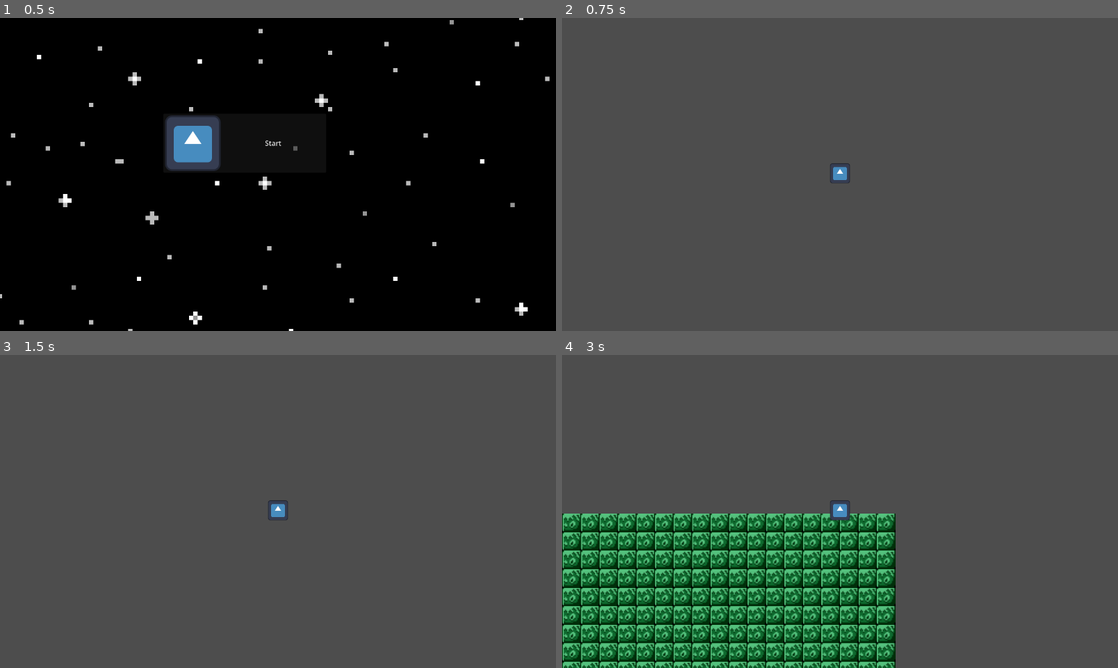
Above: before the commit, frames 1-4 (two rows, left to right).
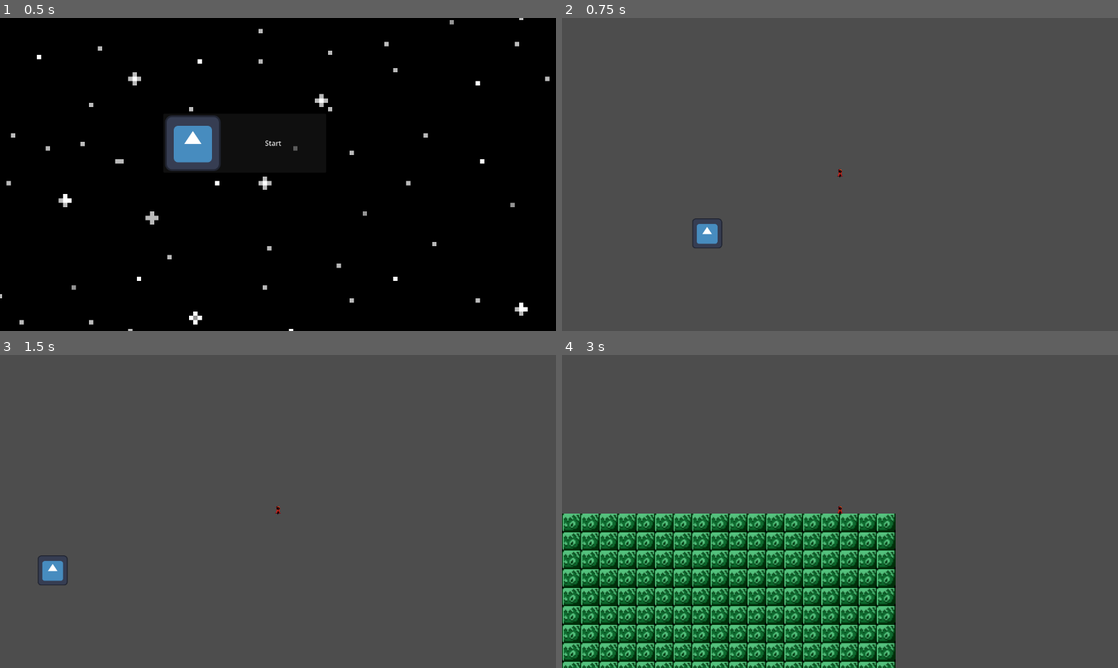
Above: after the commit, the same moments.

Repository: bk23miner/Maskape
Game: Godot game, scene res://scenes/main.tscn
The game is run twice, just before and just after one commit, with the same random seed, the same clock (stepped at 60 frames per second) and the same inputs. The engine's default icon, where the game draws it, is replaced by a stand-in: a white triangle on a blue panel in a dark square.
Inputs:
- Up to frame 1 (0.5 s): no input
- Up to frame 2 (0.75 s): click "Start" at 0.5 s
- Up to frame 3 (1.5 s): tap Enter at 1.25 s; hold D (right) from 1.28 s (still down); tap Shift (dash) at 1.35 s
- Up to frame 4 (3 s): tap Space at 2 s; release D (right) at 2.03 s; hold S (down) 2.03-2.78 s; tap Shift (dash) at 2.1, 2.85 s; hold D (right) from 2.78 s (still down)

Frame 1 is identical in both runs. In frame 2, 0.4% of the frame differs, in the area x 23-52%, y 46-74%; in frame 3, 0.4%; in frame 4, 0.2%.

Commit message:
Add character + mask pieces

Diff:
--- /dev/null
+++ b/assets/character/walk_front.tres
@@ -0,0 +1,39 @@
+[gd_resource type="SpriteFrames" format=3 uid="uid://bv4y1vdfkn3ke"]
+
+[ext_resource type="Texture2D" uid="uid://b8ewdpkap36eh" path="res://assets/character/walk_front.png" id="1_4ukvi"]
+
+[sub_resource type="AtlasTexture" id="AtlasTexture_04ds6"]
+atlas = ExtResource("1_4ukvi")
+region = Rect2(0, 0, 36, 53)
+
+[sub_resource type="AtlasTexture" id="AtlasTexture_vrlw2"]
+atlas = ExtResource("1_4ukvi")
+region = Rect2(47, 0, 36, 53)
+
+[sub_resource type="AtlasTexture" id="AtlasTexture_m3olk"]
+atlas = ExtResource("1_4ukvi")
+region = Rect2(94, 0, 36, 53)
+
+[sub_resource type="AtlasTexture" id="AtlasTexture_ibndd"]
+atlas = ExtResource("1_4ukvi")
+region = Rect2(141, 0, 36, 53)
+
+[resource]
+animations = [{
+"frames": [{
+"duration": 1.0,
+"texture": SubResource("AtlasTexture_04ds6")
+}, {
+"duration": 1.0,
+"texture": SubResource("AtlasTexture_vrlw2")
+}, {
+"duration": 1.0,
+"texture": SubResource("AtlasTexture_m3olk")
+}, {
+"duration": 1.0,
+"texture": SubResource("AtlasTexture_ibndd")
+}],
+"loop": true,
+"name": &"default",
+"speed": 5.0
+}]
--- a/scenes/character.tscn
+++ b/scenes/character.tscn
@@ -1,17 +1,19 @@
 [gd_scene format=3 uid="uid://d2prbs7gyydhv"]
 
-[ext_resource type="Texture2D" uid="uid://128x1psnh7fx" path="res://icon.svg" id="1_agfs1"]
 [ext_resource type="Script" uid="uid://o8ra0xf7gjee" path="res://scripts/character.gd" id="1_rkhd4"]
+[ext_resource type="SpriteFrames" uid="uid://bv4y1vdfkn3ke" path="res://assets/character/walk_front.tres" id="2_rkhd4"]
 
 [sub_resource type="RectangleShape2D" id="RectangleShape2D_rkhd4"]
 
 [node name="Character" type="CharacterBody2D" unique_id=1676013416 groups=["player"]]
 script = ExtResource("1_rkhd4")
 
-[node name="Body" type="Sprite2D" parent="." unique_id=341539489]
+[node name="Body" type="AnimatedSprite2D" parent="." unique_id=1433606351]
+texture_filter = 1
 position = Vector2(0, -1)
 scale = Vector2(0.135, 0.135)
-texture = ExtResource("1_agfs1")
+sprite_frames = ExtResource("2_rkhd4")
+frame_progress = 0.18145631
 
 [node name="CollisionShape2D" type="CollisionShape2D" parent="." unique_id=946149693]
 shape = SubResource("RectangleShape2D_rkhd4")
--- /dev/null
+++ b/scenes/mask_piece.tscn
@@ -0,0 +1,20 @@
+[gd_scene format=3 uid="uid://cnyms2okoibcu"]
+
+[ext_resource type="Script" uid="uid://cklwxkvhid82e" path="res://scripts/mask_piece.gd" id="1_6o1re"]
+[ext_resource type="Texture2D" uid="uid://128x1psnh7fx" path="res://icon.svg" id="1_dlqsh"]
+
+[sub_resource type="CircleShape2D" id="CircleShape2D_6o1re"]
+radius = 22.203604
+
+[node name="MaskPiece" type="Area2D" unique_id=1027595768]
+script = ExtResource("1_6o1re")
+
+[node name="Sprite2D" type="Sprite2D" parent="." unique_id=402349382]
+scale = Vector2(0.203125, 0.203125)
+texture = ExtResource("1_dlqsh")
+
+[node name="CollisionShape2D" type="CollisionShape2D" parent="." unique_id=579830794]
+shape = SubResource("CircleShape2D_6o1re")
+debug_color = Color(0.7492903, 0.46064168, 5.7756904e-07, 0.41960785)
+
+[connection signal="body_entered" from="." to="." method="_on_body_entered"]
--- a/scenes/world1.tscn
+++ b/scenes/world1.tscn
@@ -2,7 +2,8 @@
 
 [ext_resource type="PackedScene" uid="uid://d2prbs7gyydhv" path="res://scenes/character.tscn" id="1_6kdnw"]
 [ext_resource type="Texture2D" uid="uid://cwdey7kykxkxb" path="res://assets/test_textures/BasicGreen.png" id="1_rp871"]
-[ext_resource type="Script" uid="uid://b0n6x2cgo85su" path="res://scripts/world_1.gd" id="1_scryw"]
+[ext_resource type="Script" path="res://scripts/world_1.gd" id="1_scryw"]
+[ext_resource type="PackedScene" uid="uid://cnyms2okoibcu" path="res://scenes/mask_piece.tscn" id="3_scryw"]
 
 [sub_resource type="TileSetAtlasSource" id="TileSetAtlasSource_scryw"]
 texture = ExtResource("1_rp871")
@@ -61,3 +62,6 @@
 position = Vector2(202, -152)
 
 [node name="Camera2D" type="Camera2D" parent="." unique_id=125559389]
+
+[node name="MaskPiece" parent="." unique_id=1027595768 instance=ExtResource("3_scryw")]
+position = Vector2(87, -101)
--- a/scripts/character.gd
+++ b/scripts/character.gd
@@ -1,4 +1,5 @@
-extends CharacterBody2D
+class_name Player extends CharacterBody2D
+
 
 
 @export var SPEED := 200.0
--- a/scripts/game.gd
+++ b/scripts/game.gd
@@ -1,5 +1,6 @@
 extends Node2D
 
+var collected_pieces = 0
 var game_running = false
 # Called when the node enters the scene tree for the first time.
 func _ready() -> void:
@@ -11,22 +12,21 @@
 	pass
 
 
-
-
 func stop_game():
 	var scene = load("res://scenes/menu.tscn")
 	var instance = scene.instantiate()
 	add_child(instance)
 
 func start_game():
+	collected_pieces = 0
 	var scene = load("res://scenes/world1.tscn")
 	var instance = scene.instantiate()
 	add_child(instance)
 	game_running = true
 
 
-
-
+func add_piece():
+	collected_pieces += 1
 
 
 
--- /dev/null
+++ b/scripts/mask_piece.gd
@@ -0,0 +1,18 @@
+extends Area2D
+
+
+# Called when the node enters the scene tree for the first time.
+func _ready() -> void:
+	pass # Replace with function body.
+
+
+# Called every frame. 'delta' is the elapsed time since the previous frame.
+func _process(delta: float) -> void:
+	pass
+
+func _on_body_entered(body: Node2D) -> void:
+	if body is Player:
+		Game.add_piece()
+		queue_free()
+
+	pass # Replace with function body.
Binary file added: assets/character/walk_front.png
Not shown, added: assets/character/walk_front.png.import
Binary file added: assets/character/walk_left.png
Not shown, added: assets/character/walk_left.png.import
Binary file added: assets/character/walk_right.png
Not shown, added: assets/character/walk_right.png.import
Not shown, added: scripts/mask_piece.gd.uid
